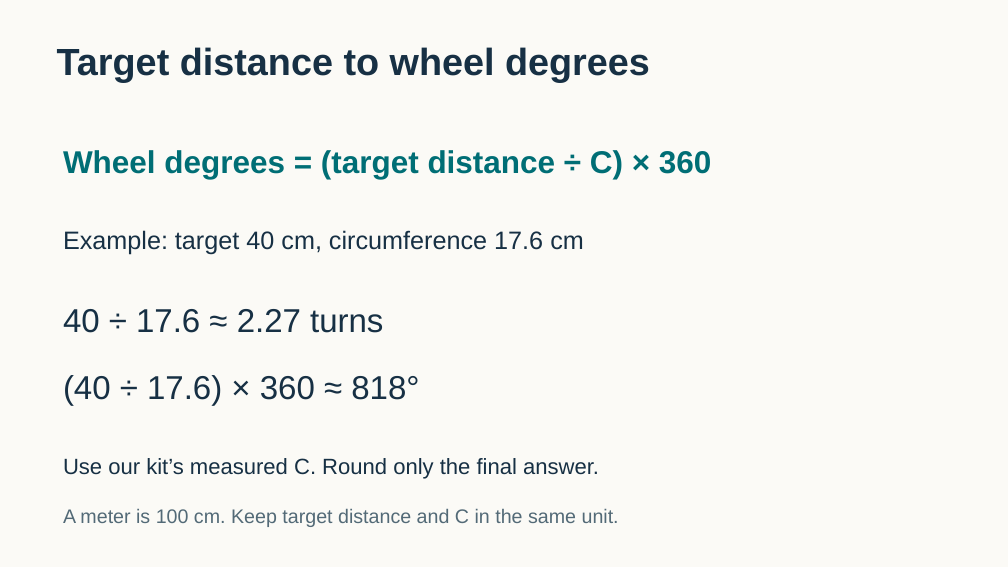
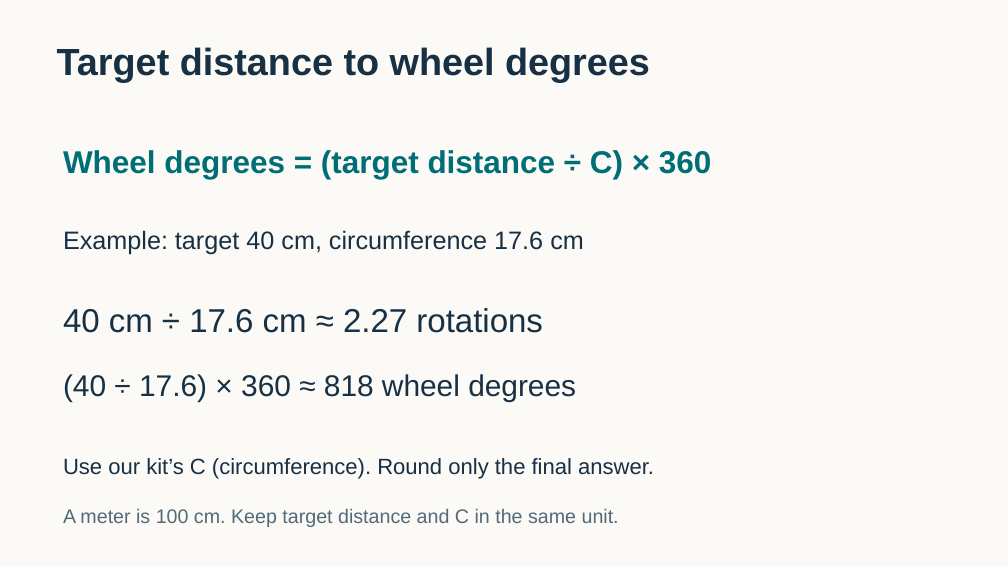
Before and after one commit to FRC999/YMCA-SPIKE-education, a slide deck: slide 8 of 03_Presentations/W02_delivery.pptx (slide 7 before the commit). Drawn at 1008x567 pixels with LibreOffice and Linux fonts; fonts in the diff are those of the drawing. Boxes give left, top, right and bottom in pixels: in the first picture for what was removed or moved away, otherwise in the second. Text is boxed around its words. In the diff, an @@ line names an element or a change of style, - is before the commit and + after.

```diff
--- a/03_Presentations/W02_delivery.pptx
+++ b/03_Presentations/W02_delivery.pptx
@@ text at <box>63,308,543,333</box>: text changed @@
-40 ÷ 17.6 ≈ 2.27 turns
+40 cm ÷ 17.6 cm ≈ 2.27 rotations
@@ text at <box>63,374,576,401</box>: text changed; size 31.5 to 28.5 pt @@
-(40 ÷ 17.6) × 360 ≈ 818°
+(40 ÷ 17.6) × 360 ≈ 818 wheel degrees
@@ text at <box>63,458,654,479</box>: text changed @@
-Use our kit’s measured C. Round only the final answer.
+Use our kit’s C (circumference). Round only the final answer.
```
Also in this commit, not shown: 4 other slides changed, 4 slides added, 18 other files.
